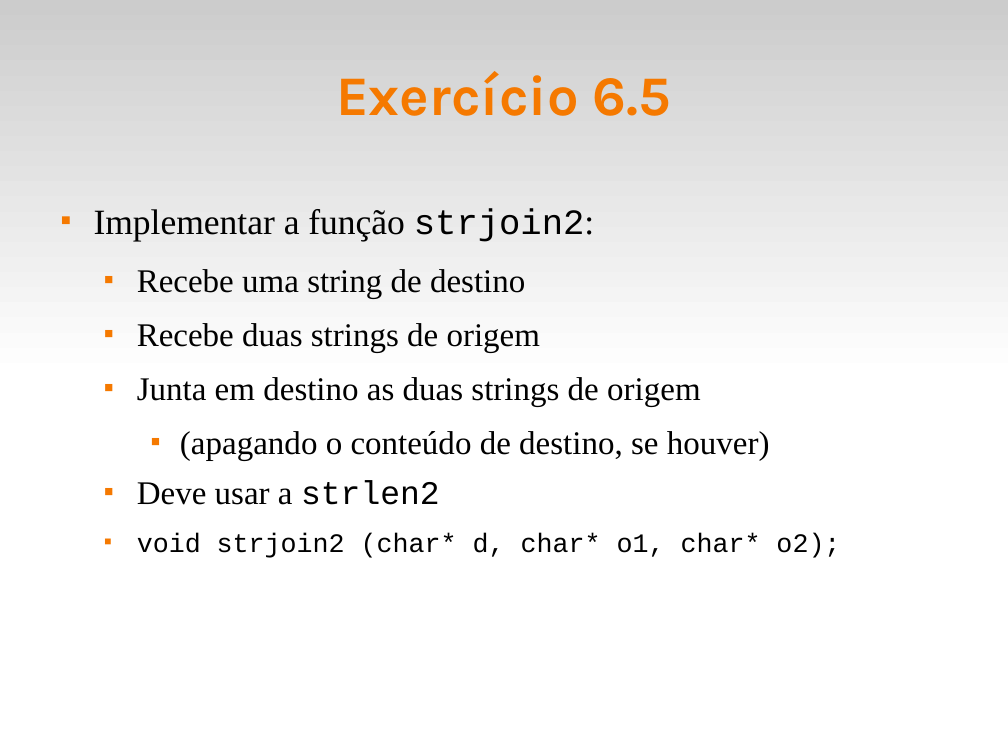
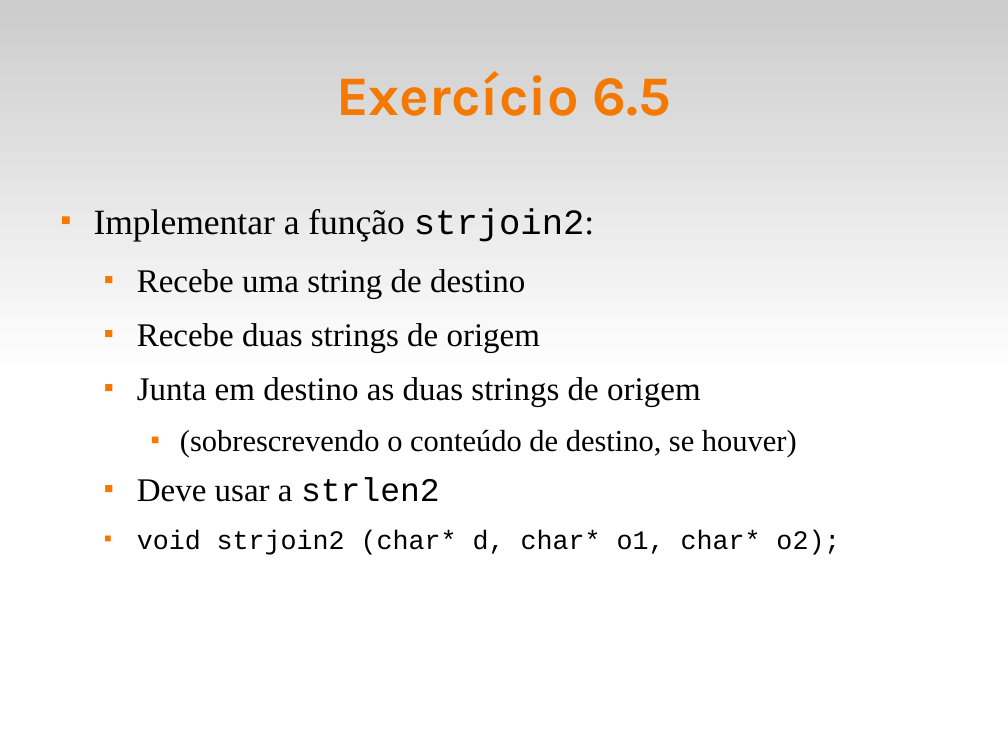
Before and after one commit to fsantanna-uerj/LP1, a slide deck: slide 12 of Slides/lp1-06-vetores.odp (slide 13 before the commit). Drawn at 1008x756 pixels with LibreOffice and Linux fonts; fonts in the diff are those of the drawing. Boxes give left, top, right and bottom in pixels: in the first picture for what was removed or moved away, otherwise in the second. Text is boxed around its words. In the diff, an @@ line names an element or a change of style, - is before the commit and + after.

```diff
--- a/Slides/lp1-06-vetores.odp
+++ b/Slides/lp1-06-vetores.odp
@@ text at (180, 429, 797, 458): text changed; size 26 to 24 pt @@
-    ■ (apagando o conteúdo de destino, se houver)
+    ■ (sobrescrevendo o conteúdo de destino, se houver)
```
Also in this commit, not shown: 1 slide removed, 3 other files.
